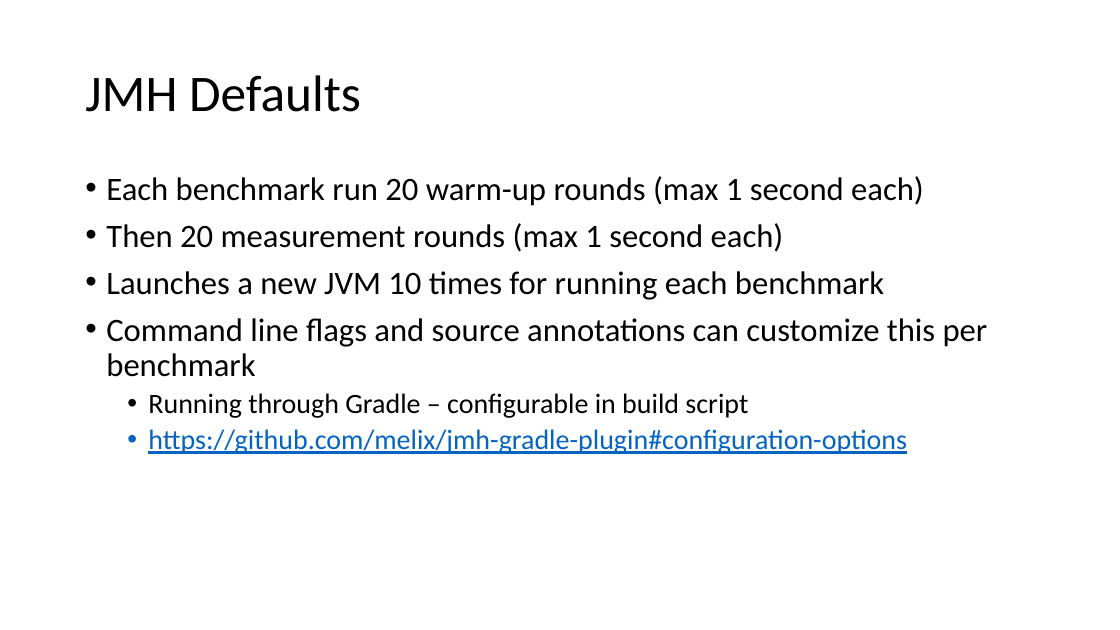
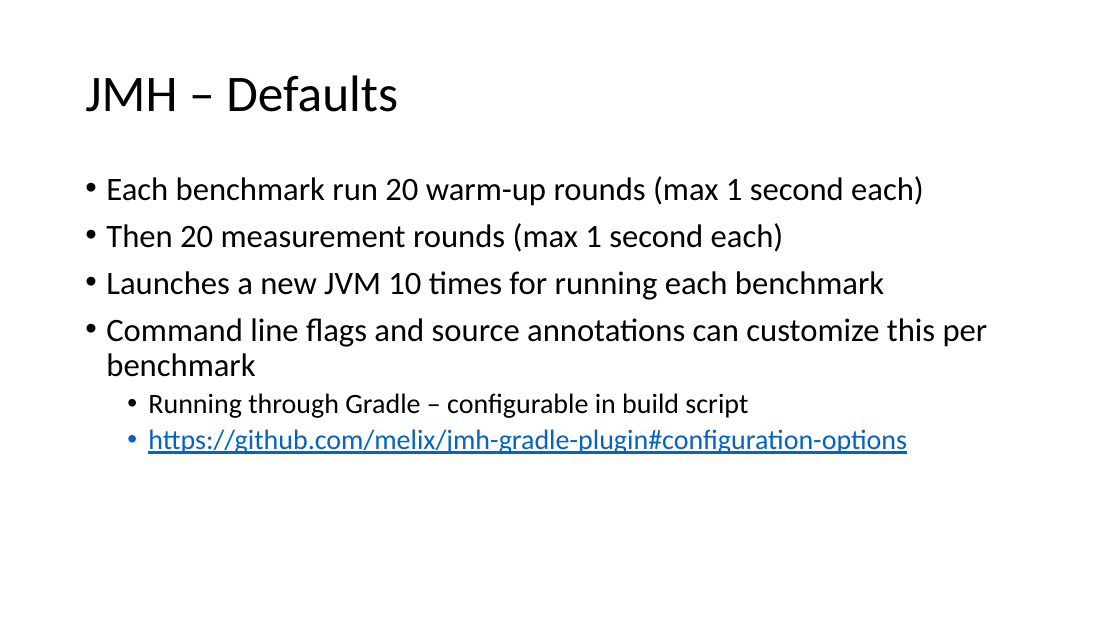
Before and after one commit to tresat/JMH-Presentation, a slide deck: slide 7 of doc/slides.pptx (slide 5 before the commit). Drawn at 1120x630 pixels with LibreOffice and Linux fonts; fonts in the diff are those of the drawing. Boxes give left, top, right and bottom in pixels: in the first picture for what was removed or moved away, otherwise in the second. Text is boxed around its words. In the diff, an @@ line names an element or a change of style, - is before the commit and + after.

```diff
--- a/doc/slides.pptx
+++ b/doc/slides.pptx
@@ title at bbox=[85, 75, 398, 112]: text changed @@
-JMH Defaults
+JMH – Defaults
```
Also in this commit, not shown: 3 other slides changed, 5 slides added, 9 other files.
